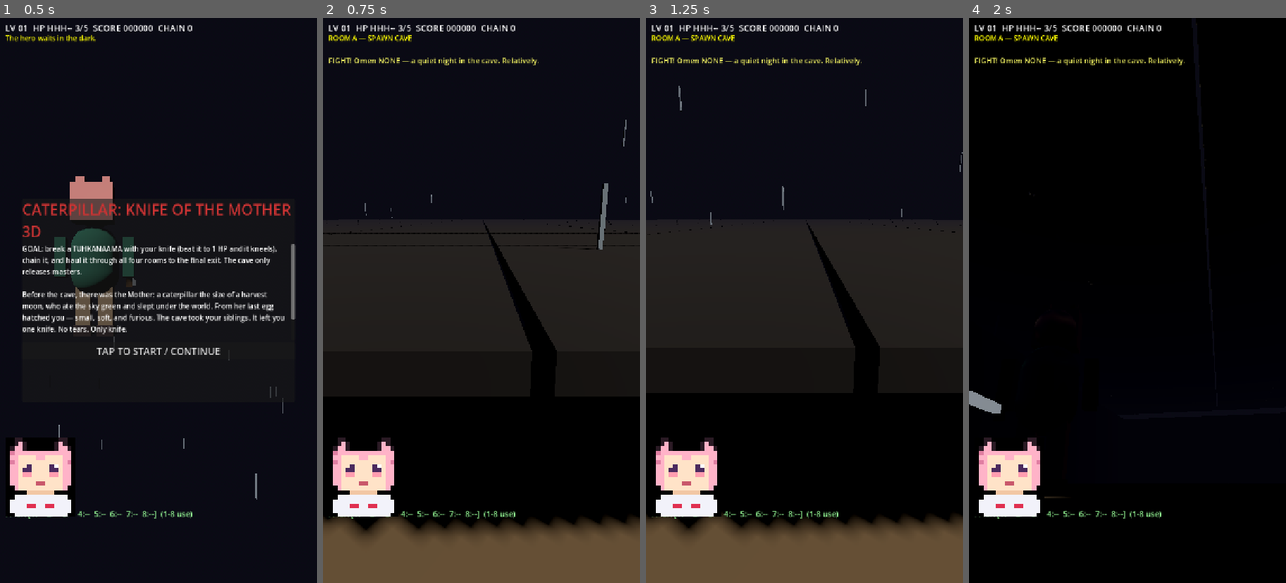
Above: before the commit, frames 1-4 (left to right).
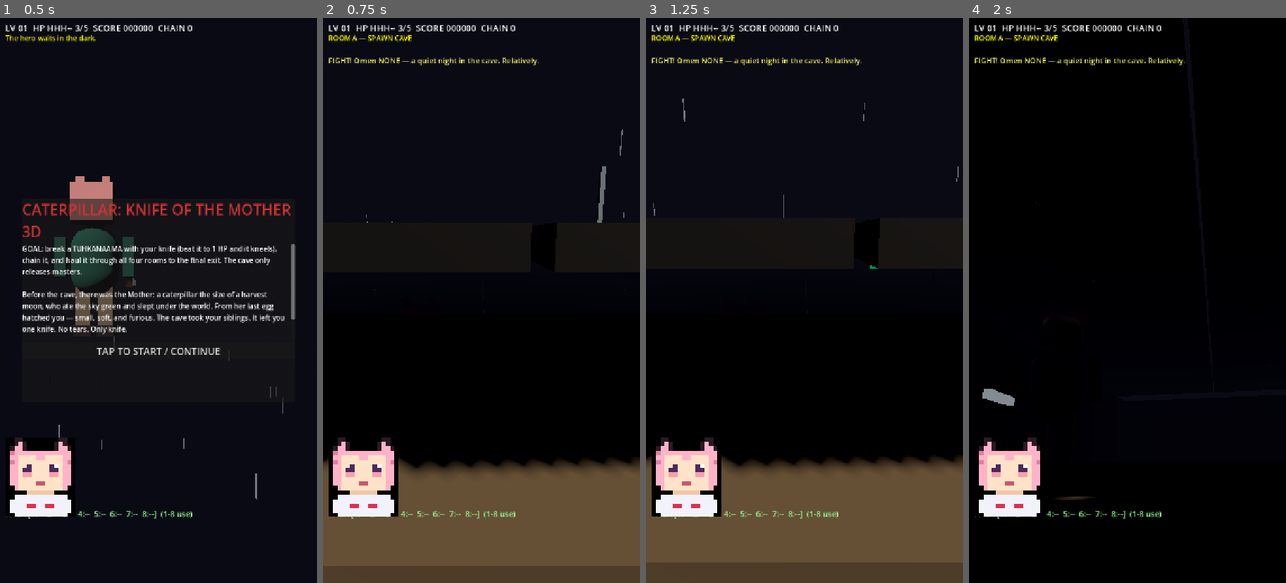
Above: after the commit, the same moments.

Repository: taistelupelto-rgb/tuomon-oma-videopeli
Game: Godot game, scene res://main.tscn
Two runs of this game, one before a commit and one after it. Both use one fixed random seed, a clock stepped at 60 frames per second and the inputs below.
Inputs (mouse positions are in pixels of both pictures, inside the frame that each line leads up to):
- Up to frame 1 (0.5 s): no input
- Up to frame 2 (0.75 s): click "TAP TO START / CONTINUE" at 0.5 s
- Up to frame 3 (1.25 s): no input
- Up to frame 4 (2 s): tap Enter at 1.25 s; move the mouse to (1197, 272) at 1.27 s; hold Right from 1.28 s (still down); hold Q from 1.28 s (still down); click (1197, 272) at 1.42 s; tap Space at 1.52 s; tap E at 1.55 s

Frame 1 is identical in both runs. In frame 2, 24% of the frame differs, in the area x 0-100%, y 18-92%; in frame 3, 24%; in frame 4, 0.5%.

Commit message:
fix: calm touch look, clamp camera below ceiling
Touch drag applied twice via mouse emulation; emulation off,
sensitivity halved. Pitch clamped to room height.

Diff:
--- a/main.gd
+++ b/main.gd
@@ -13,6 +13,8 @@
 const TURN_SPEED := 2.6
 const KNIFE_RANGE := 3.0
 const KNIFE_ARC := 1.0 # radians, half-angle
+const CAM_PITCH_MIN := -0.2
+const CAM_PITCH_MAX := 0.45
 
 const ROOM_DEFS := [
 	{"name": "ROOM A — SPAWN CAVE", "about": "Grab the crystal, find the glowing exit. Every run, a new cave.", "pillars": 2, "crys": 1, "en": 0, "spikes": 0, "elites": 0, "heart": false, "sharp": false},
@@ -98,7 +100,7 @@
 var arm_r: Node3D
 var knife_blade: MeshInstance3D
 var yaw := 0.0
-var cam_pitch := -0.25
+var cam_pitch := -0.2
 var walk_phase := 0.0
 var attack_t := 0.0
 var attack_cd := 0.0
@@ -395,8 +397,8 @@
 			joy_vec = d
 			touch_move = d
 		elif event.index == look_id:
-			yaw -= event.relative.x * 0.006
-			cam_pitch = clampf(cam_pitch + event.relative.y * 0.004, -0.9, 0.9)
+			yaw -= event.relative.x * 0.0025
+			cam_pitch = clampf(cam_pitch + event.relative.y * 0.0018, CAM_PITCH_MIN, CAM_PITCH_MAX)
 			look_last = event.position
 		return
 	if event is InputEventMouseButton and event.pressed and event.button_index == MOUSE_BUTTON_LEFT:
@@ -411,7 +413,7 @@
 		var vp2 := get_viewport().get_visible_rect().size
 		if state == "play" and not paused_game and event.position.x > vp2.x * 0.5:
 			yaw -= event.relative.x * 0.006
-			cam_pitch = clampf(cam_pitch + event.relative.y * 0.004, -0.9, 0.9)
+			cam_pitch = clampf(cam_pitch + event.relative.y * 0.004, CAM_PITCH_MIN, CAM_PITCH_MAX)
 		return
 	if event is InputEventKey and event.pressed and not event.echo:
 		var k: int = event.physical_keycode
@@ -460,9 +462,9 @@
 			yaw = atan2(-(fp.x - player_node.position.x), -(fp.z - player_node.position.z))
 	yaw += turn * TURN_SPEED * delta
 	if Input.is_physical_key_pressed(KEY_Q):
-		cam_pitch = min(0.9, cam_pitch + 1.2 * delta)
+		cam_pitch = min(CAM_PITCH_MAX, cam_pitch + 1.2 * delta)
 	if Input.is_physical_key_pressed(KEY_E):
-		cam_pitch = max(-0.9, cam_pitch - 1.2 * delta)
+		cam_pitch = max(CAM_PITCH_MIN, cam_pitch - 1.2 * delta)
 	# --- move ---
 	var fwd := 0.0
 	var strafe := 0.0
--- a/project.godot
+++ b/project.godot
@@ -24,7 +24,7 @@
 [input_devices]
 
 pointing/emulate_touch_from_mouse=false
-pointing/emulate_mouse_from_touch=true
+pointing/emulate_mouse_from_touch=false
 
 [rendering]
 
